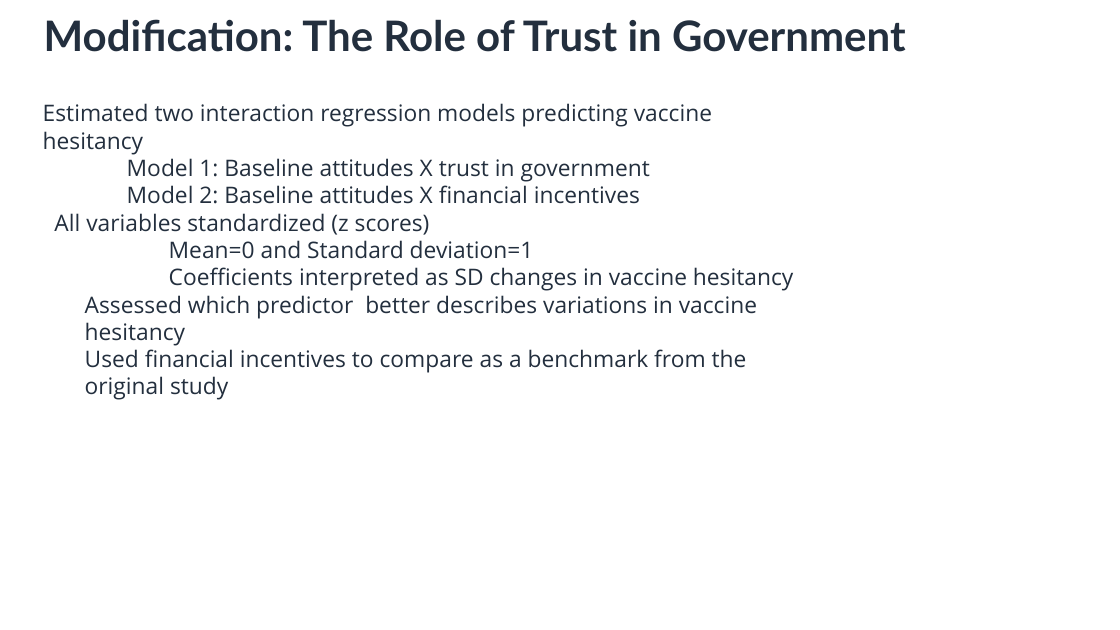
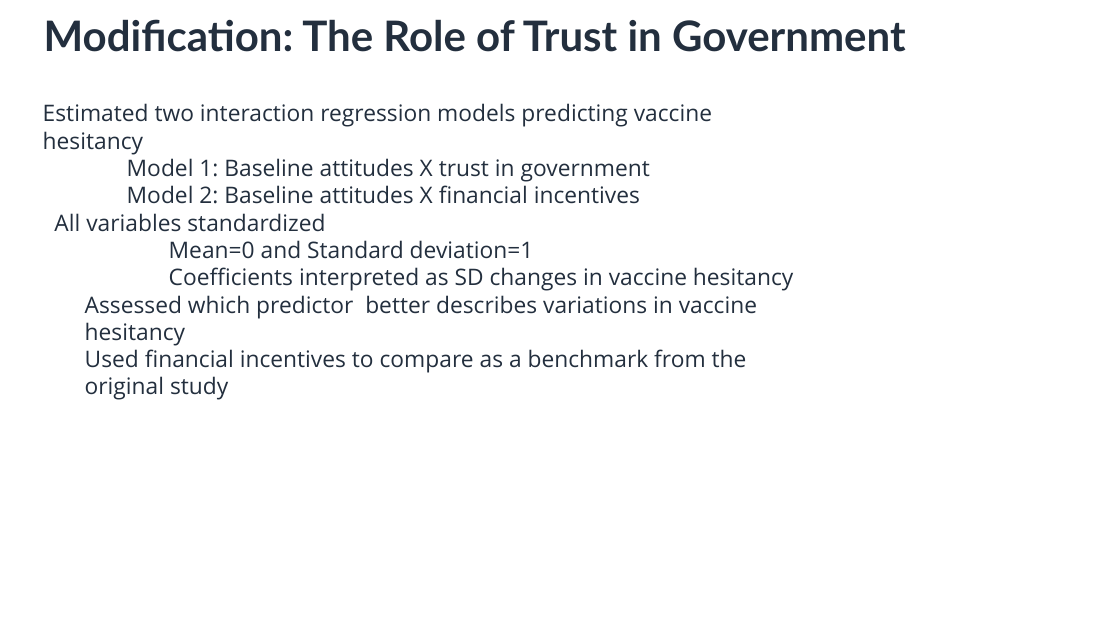
Before and after one commit to mollymarino12-beep/StatsII_2026, a slide deck: slide 9 of Replication Project/Incentives and COVID-19 Vaccinations Replication Project ppt.pptx. Drawn at 1120x630 pixels with LibreOffice and Linux fonts; fonts in the diff are those of the drawing; background and template pictures are left out. Boxes give left, top, right and bottom in pixels: in the first picture for what was removed or moved away, otherwise in the second. Text is boxed around its words. In the diff, an @@ line names an element or a change of style, - is before the commit and + after.

```diff
--- a/Replication Project/Incentives and COVID-19 Vaccinations Replication Project ppt.pptx
+++ b/Replication Project/Incentives and COVID-19 Vaccinations Replication Project ppt.pptx
@@ text at box(54, 213, 325, 232): text changed @@
-All variables standardized (z scores)
+All variables standardized
```
Also in this commit, not shown: 4 other slides changed, 4 other files.
